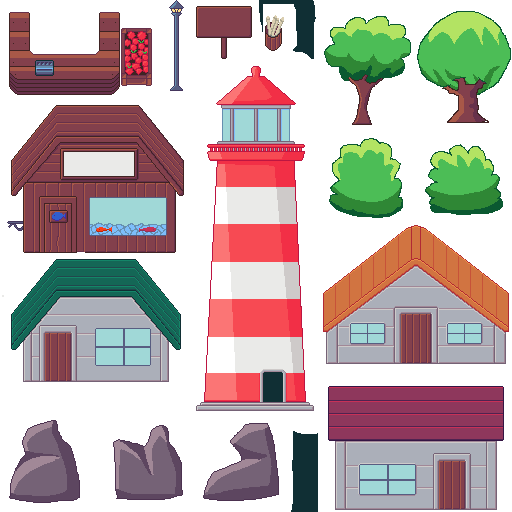
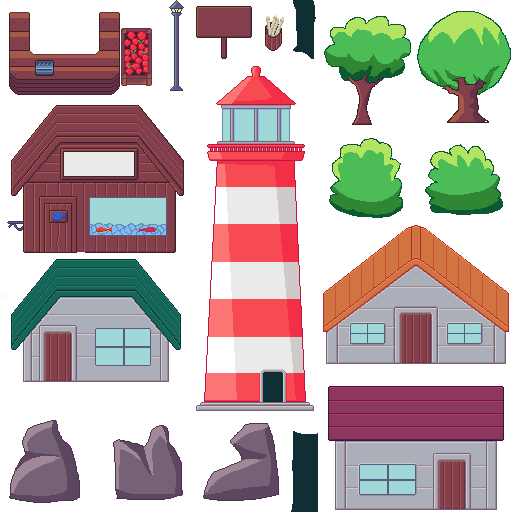
The second 512x512 image is a revision of the first. Changes to its layers:
painted on "Capa de pintura 2" over [259, 0, 293, 32]
